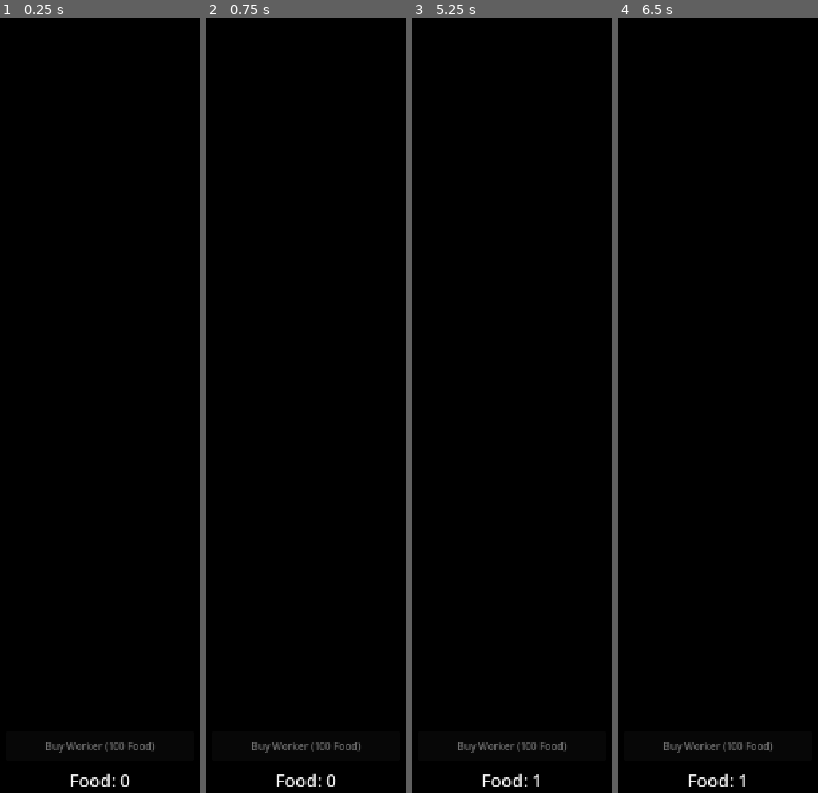
Above: before the commit, frames 1-4 (left to right).
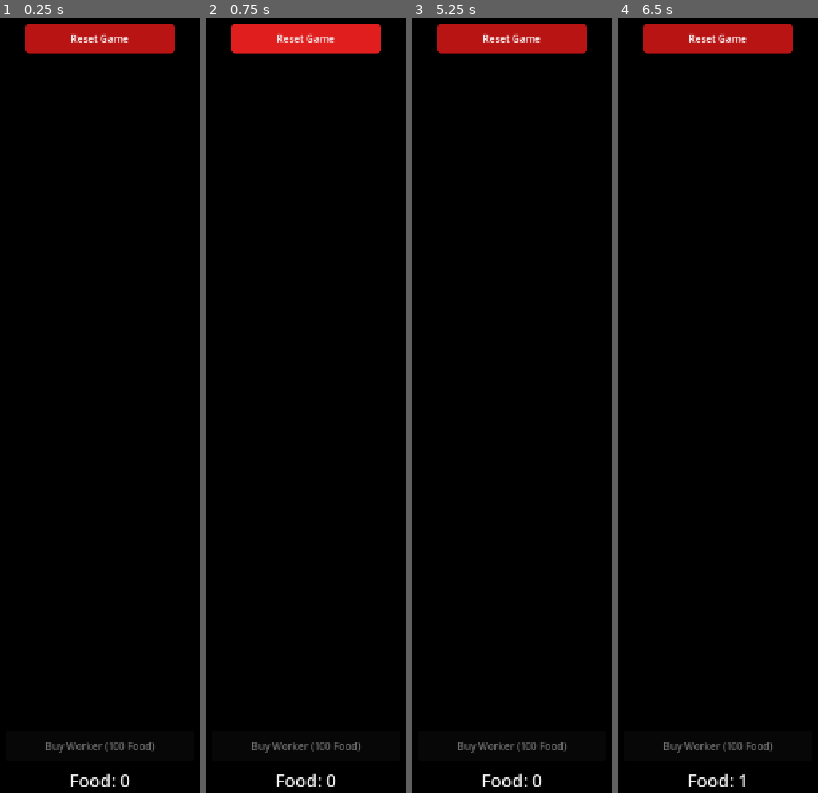
Above: after the commit, the same moments.

Repository: PabloVillagran/thatsHowYouGetAnts
Game: Godot game, scene res://MainScene.tscn
Two runs of this game, one before a commit and one after it. Both use one fixed random seed, a clock stepped at 60 frames per second and the inputs below.
Inputs (mouse positions are in pixels of both pictures, inside the frame that each line leads up to):
- Up to frame 1 (0.25 s): no input
- Up to frame 2 (0.75 s): click (306, 41) at 0.5 s, where only the run after the commit has a clickable "Reset Game"
- Up to frame 3 (5.25 s): tap Enter at 1.25, 2.75, 4.25 s; move the mouse to (611, 374) at 1.27 s; click (611, 374) at 1.42 s; tap Space at 2, 3.5, 5 s; drag from (422, 452) to (490, 568) at 2.02 s; move the mouse to (556, 235) at 2.77 s; click (556, 235) at 2.92 s; drag from (490, 568) to (outside the picture) at 3.52 s; move the mouse to (outside the picture) at 4.27 s; click (outside the picture) at 4.42 s; drag from (outside the picture) to (444, 211) at 5.02 s
- Up to frame 4 (6.5 s): move the mouse to (740, 413) at 5.77 s; click (740, 413) at 5.92 s

The runs differ from the first frame. In frame 1, 2.9% of the frame differs, in the area x 12-88%, y 0-5%; in frame 2, 2.9%; in frame 3, 3.0%, in the area x 12-88%, y 0-100%; in frame 4, 2.9%.

Commit message:
Add reset game button and initialize workers

Diff:
--- a/MainScene.tscn
+++ b/MainScene.tscn
@@ -1,9 +1,43 @@
-[gd_scene load_steps=5 format=3 uid="uid://chep5rfev6ong"]
+[gd_scene load_steps=9 format=3 uid="uid://chep5rfev6ong"]
 
 [ext_resource type="PackedScene" uid="uid://bbpd0qixrry85" path="res://scenes/ant_source.tscn" id="1_3mqji"]
 [ext_resource type="Script" path="res://scripts/game_camera.gd" id="2_camera"]
 [ext_resource type="Script" path="res://scripts/food_amount_label.gd" id="3_food_label"]
 [ext_resource type="Script" path="res://scripts/buy_worker_button.gd" id="4_buy_worker"]
+[ext_resource type="Script" path="res://scripts/reset_button.gd" id="5_reset_button"]
+
+[sub_resource type="StyleBoxFlat" id="ResetButtonNormal"]
+bg_color = Color(0.72, 0.08, 0.08, 1)
+corner_radius_top_left = 8
+corner_radius_top_right = 8
+corner_radius_bottom_right = 8
+corner_radius_bottom_left = 8
+content_margin_left = 14.0
+content_margin_top = 8.0
+content_margin_right = 14.0
+content_margin_bottom = 8.0
+
+[sub_resource type="StyleBoxFlat" id="ResetButtonHover"]
+bg_color = Color(0.88, 0.12, 0.12, 1)
+corner_radius_top_left = 8
+corner_radius_top_right = 8
+corner_radius_bottom_right = 8
+corner_radius_bottom_left = 8
+content_margin_left = 14.0
+content_margin_top = 8.0
+content_margin_right = 14.0
+content_margin_bottom = 8.0
+
+[sub_resource type="StyleBoxFlat" id="ResetButtonPressed"]
+bg_color = Color(0.52, 0.04, 0.04, 1)
+corner_radius_top_left = 8
+corner_radius_top_right = 8
+corner_radius_bottom_right = 8
+corner_radius_bottom_left = 8
+content_margin_left = 14.0
+content_margin_top = 8.0
+content_margin_right = 14.0
+content_margin_bottom = 8.0
 
 [node name="Node2D" type="Node2D" unique_id=1883920748]
 
@@ -49,3 +83,22 @@
 grow_vertical = 0
 text = "Buy Worker (100 Food)"
 script = ExtResource("4_buy_worker")
+
+[node name="ResetButton" type="Button" parent="UI"]
+anchors_preset = 5
+anchor_left = 0.5
+anchor_top = 0.0
+anchor_right = 0.5
+anchor_bottom = 0.0
+offset_left = -120.0
+offset_top = 20.0
+offset_right = 120.0
+offset_bottom = 68.0
+grow_horizontal = 2
+grow_vertical = 0
+theme_override_colors/font_color = Color(1, 1, 1, 1)
+theme_override_styles/normal = SubResource("ResetButtonNormal")
+theme_override_styles/hover = SubResource("ResetButtonHover")
+theme_override_styles/pressed = SubResource("ResetButtonPressed")
+text = "Reset Game"
+script = ExtResource("5_reset_button")
--- a/scripts/ant_source.gd
+++ b/scripts/ant_source.gd
@@ -35,6 +35,7 @@
 var worker_idle_remaining: float = 0.0
 var warrior_idle_remaining: float = 0.0
 var worker_foraging_enabled: bool = false
+var worker_behavior_initialized: bool = false
 
 
 func _ready() -> void:
@@ -43,10 +44,9 @@
 		position = get_viewport_rect().size * 0.5
 	_spawn_colonies()
 	if not worker_ants.is_empty():
-		worker_groups.append(worker_ants)
+		worker_groups.append(worker_ants.duplicate())
 	if not warrior_ants.is_empty():
 		_start_warrior_scouting()
-	startup_idle_remaining = idle_pause_duration if not worker_ants.is_empty() else 0.0
 
 
 func _process(delta: float) -> void:
@@ -74,6 +74,8 @@
 		ant.heading = worker_direction
 		ant.rotation = worker_direction.angle() - PI * 0.5
 		worker_ants.append(ant)
+		if worker_ants.size() == 1:
+			_initialize_worker_behavior()
 
 	for index in range(queen_count):
 		var queen := _create_ant(AntParticle.AntType.QUEEN, queen_cluster)
@@ -268,34 +270,44 @@
 	return center / float(group.size())
 
 
+
+func _initialize_worker_behavior() -> void:
+	if worker_behavior_initialized or worker_ants.is_empty():
+		return
+	worker_behavior_initialized = true
+	current_food_source = null
+	worker_colony_is_walking = false
+	worker_foraging_enabled = false
+	worker_idle_remaining = 0.0
+	startup_idle_remaining = idle_pause_duration
+	_set_group_idle(worker_ants)
+
+
 func purchase_worker() -> bool:
 	if not GameState.spend_food(100):
 		return false
 
+	var first_worker := worker_ants.is_empty()
 	var worker := _create_ant(AntParticle.AntType.WORKER, worker_cluster)
 	if worker_groups.is_empty():
-		worker_groups.append(worker_ants)
+		worker_groups.append(worker_ants.duplicate())
 	if worker_groups.back().size() >= MAX_GROUP_SIZE:
 		worker_groups.append([])
 	var current_group: Array = worker_groups.back()
-	if worker_ants.is_empty():
+
+	if first_worker:
 		worker.position = Vector2.ZERO
-		worker_ants.append(worker)
-		current_group.append(worker)
-		worker_count_changed.emit(worker_ants.size())
-		current_food_source = null
-		worker_foraging_enabled = false
-		worker_colony_is_walking = false
-		startup_idle_remaining = idle_pause_duration
-		_set_group_idle(worker_ants)
-		return true
-
-	var predecessor := worker_ants[worker_ants.size() - 1]
-	worker.position = predecessor.position - predecessor.heading * FOLLOW_DISTANCE
+	else:
+		var predecessor := worker_ants[worker_ants.size() - 1]
+		worker.position = predecessor.position - predecessor.heading * FOLLOW_DISTANCE
+
 	worker_ants.append(worker)
 	current_group.append(worker)
 	worker_count_changed.emit(worker_ants.size())
-	if worker_colony_is_walking:
+
+	if first_worker:
+		_initialize_worker_behavior()
+	elif worker_colony_is_walking:
 		worker.set_state(AntParticle.State.walking)
 	else:
 		worker.set_state(AntParticle.State.idle)
--- a/scripts/game_state.gd
+++ b/scripts/game_state.gd
@@ -79,3 +79,20 @@
 	saved_worker_amount = maxi(0, int(state.get("worker_amount", 0)))
 	saved_warrior_amount = maxi(0, int(state.get("warrior_amount", 0)))
 	has_saved_game = true
+
+
+func reset_game() -> void:
+	if FileAccess.file_exists(SAVE_PATH):
+		var remove_error := DirAccess.remove_absolute(ProjectSettings.globalize_path(SAVE_PATH))
+		if remove_error != OK:
+			push_error("Could not remove saved game: %s" % error_string(remove_error))
+			return
+
+	food_amount = 0
+	queen_food_elapsed = 0.0
+	has_saved_game = false
+	saved_queen_amount = 1
+	saved_worker_amount = 0
+	saved_warrior_amount = 0
+	update_time = 0
+	get_tree().reload_current_scene()
--- /dev/null
+++ b/scripts/reset_button.gd
@@ -0,0 +1,9 @@
+extends Button
+
+
+func _ready() -> void:
+	pressed.connect(_on_pressed)
+
+
+func _on_pressed() -> void:
+	GameState.reset_game()
Not shown, changed: .codex/PROJECT_CONTEXT.md
Not shown, changed: .codex/ant_source_behavior_and_plan.md
